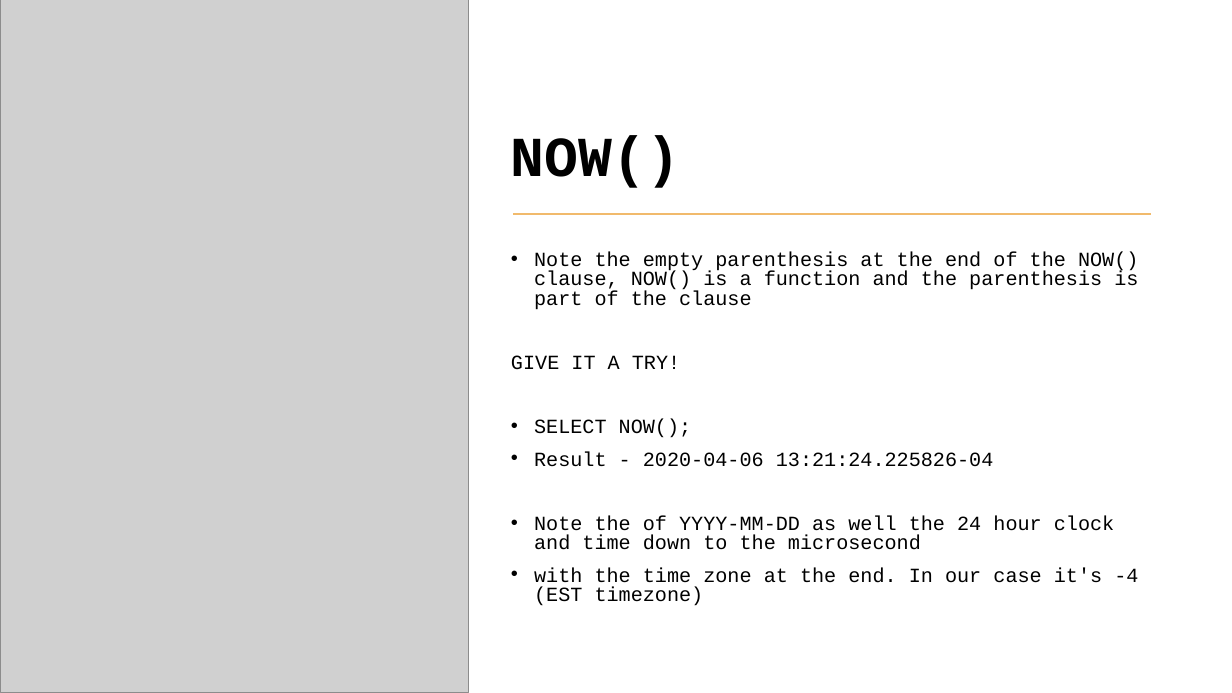
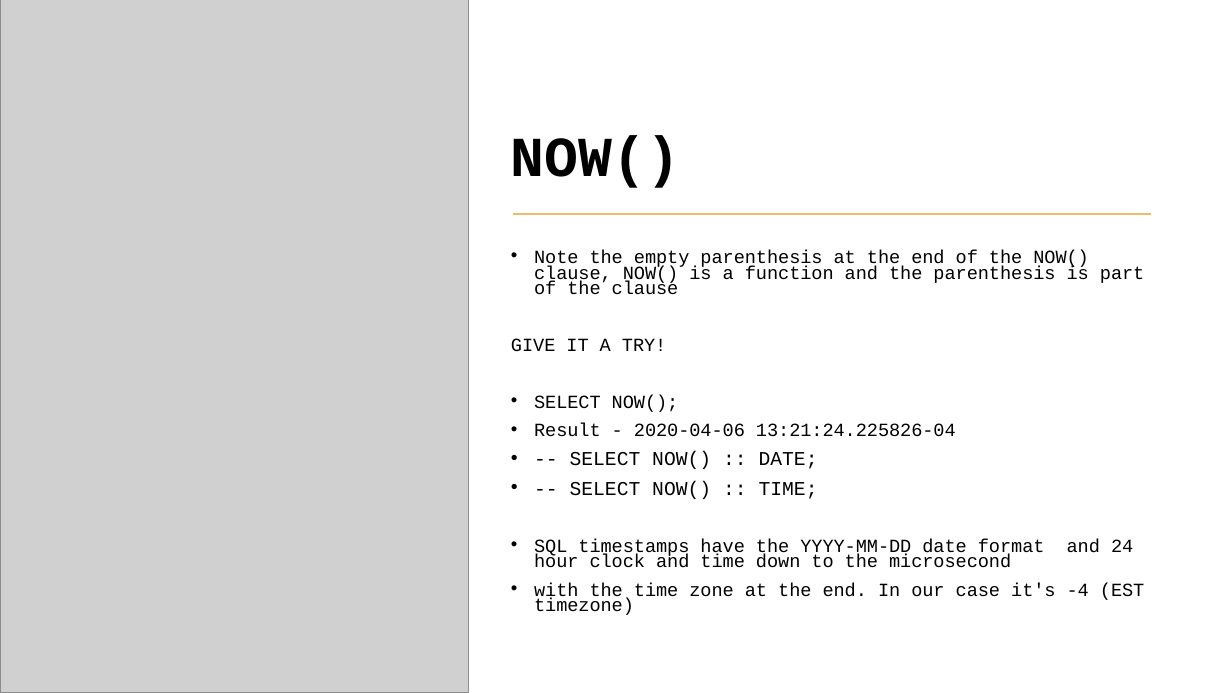
Before and after one commit to VadimAcosta/timestamps_and_intervals, a slide deck: slide 19 of times_and_dates.pptx (slide 8 before the commit). Drawn at 1232x693 pixels with LibreOffice and Linux fonts; fonts in the diff are those of the drawing; grey boxes stand for pictures. Boxes give left, top, right and bottom in pixels: in the first picture for what was removed or moved away, otherwise in the second. Text is boxed around its words. In the diff, an @@ line names an element or a change of style, - is before the commit and + after.

Commit message:
Update to presentation, focus on timestamps and time zones

```diff
--- a/times_and_dates.pptx
+++ b/times_and_dates.pptx
@@ text at box(511, 250, 1144, 615): size 15.7 to 14.4 pt in "Note the empty parenthesis at the end ...", "GIVE IT A TRY!", "SELECT NOW();", "Result - 2020-04-06 13:21:24.225826-04" and 1 more places; line spacing 0.8 to 0.7 @@
@@ text at box(534, 451, 1133, 568): text changed; size 15.7 to 14.4 pt @@
-• Note the of YYYY-MM-DD as well the 24 hour clock and time down to the microsecond
+• -- SELECT NOW() :: DATE;
+• -- SELECT NOW() :: TIME;
+• SQL timestamps have the YYYY-MM-DD date format and 24 hour clock and time down to the microsecond
```
Also in this commit, not shown: 6 other slides changed, 14 slides added.
